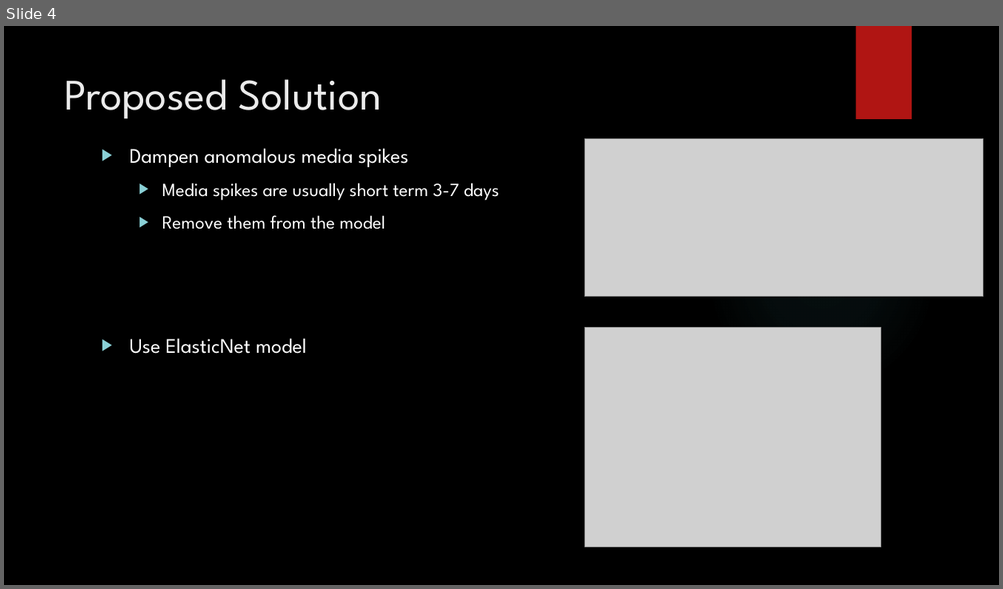
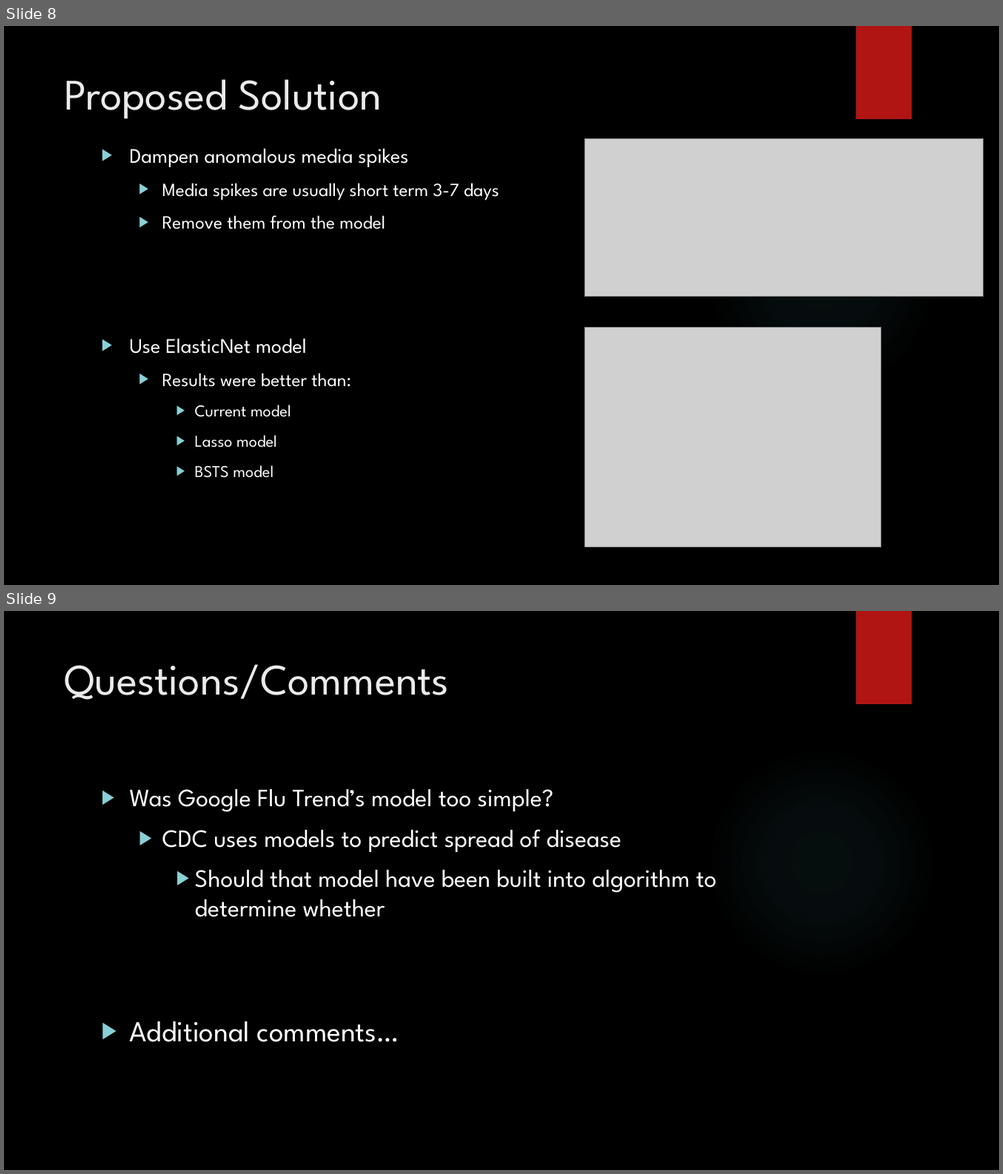
Before and after one commit to Polo08816/DataMining, a slide deck: Article/Google Disease Trends.pptx. Shown one above the other, each under a label of ours: slide 4 before the commit, slides 8 and 9 after it. The pictures are 1003x589 and 1003x1174 pixels, drawn with LibreOffice and Linux fonts; fonts in the diff are those of the drawing; grey boxes stand for pictures; background and template pictures are left out. Boxes give left, top, right and bottom in pixels: in the first picture for what was removed or moved away, otherwise in the second. Text is boxed around its words. In the diff, an @@ line names an element or a change of style, - is before the commit and + after.

```diff
--- a/Article/Google Disease Trends.pptx
+++ b/Article/Google Disease Trends.pptx
@@ slide 9 added at <box>4,611,999,1170</box>, background picture (left out); not listed: 2 template elements that a slide beside it also shows @@
@@ title added at <box>64,664,449,700</box>, 42 pt, text #EBEBEB @@
+Questions/Comments
@@ text added at <box>130,789,717,1042</box>, 24 pt, text #FFFFFF @@
+▶ Was Google Flu Trend’s model too simple?
+  ▶ CDC uses models to predict spread of disease
+    ▶ Should that model have been built into algorithm to determine whether
+▶ Additional comments…
@@ what was slide 4 is now slide 8 @@
@@ slide 8 changed as well @@
@@ text at <box>162,373,351,478</box>: paragraphs added @@
+  ▶ Results were better than:
+    ▶ Current model
+    ▶ Lasso model
+    ▶ BSTS model
```
Also in this commit, not shown: 3 other slides changed, 4 other slides added, 4 other files.
